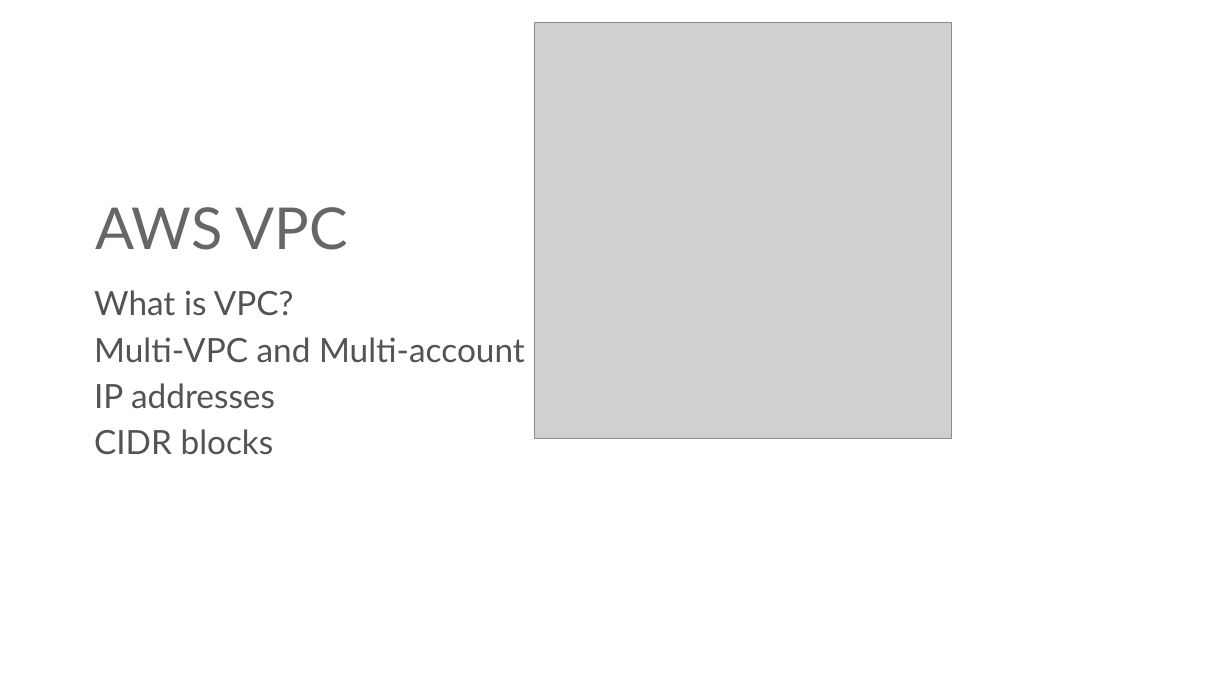
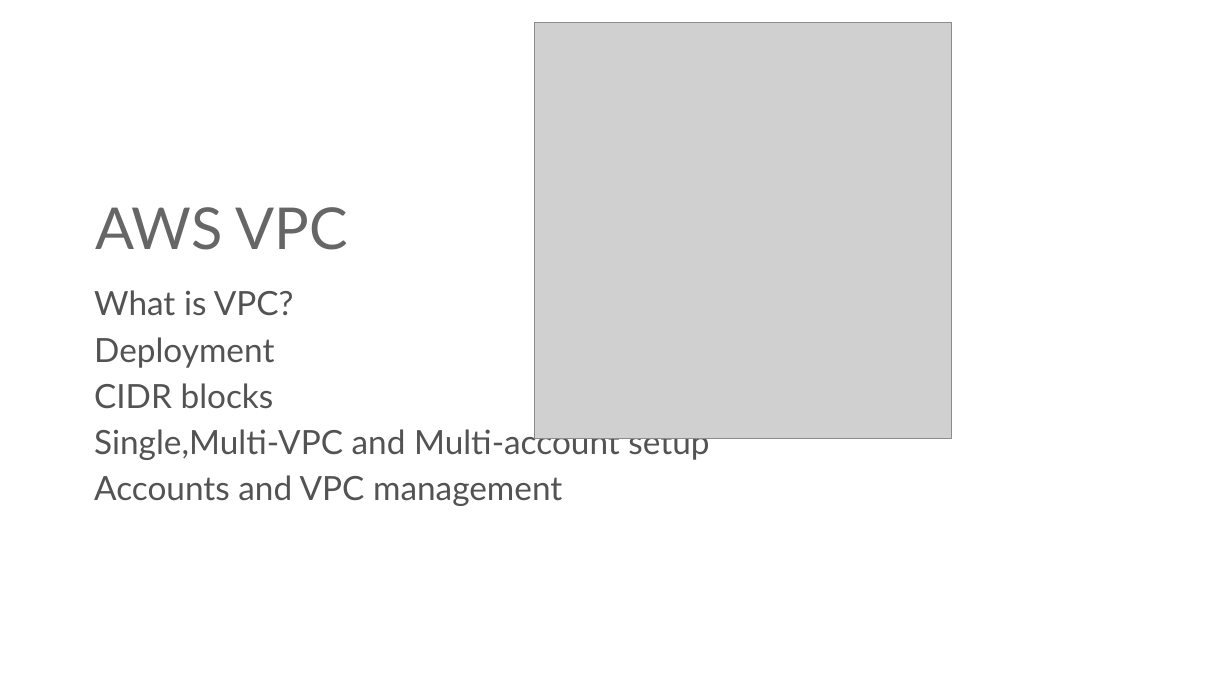
Before and after one commit to Accedia/aws-workshop, a slide deck: slide 8 of Day3-VPC_and_Networks/VPC.pptx (slide 4 before the commit). Drawn at 1232x693 pixels with LibreOffice and Linux fonts; fonts in the diff are those of the drawing; grey boxes stand for pictures; background and template pictures are left out. Boxes give left, top, right and bottom in pixels: in the first picture for what was removed or moved away, otherwise in the second. Text is boxed around its words. In the diff, an @@ line names an element or a change of style, - is before the commit and + after.

```diff
--- a/Day3-VPC_and_Networks/VPC.pptx
+++ b/Day3-VPC_and_Networks/VPC.pptx
@@ text at box(94, 337, 274, 368): text changed @@
-Multi-VPC and Multi-account setup
-IP addresses
+Deployment
@@ text at box(94, 426, 709, 506): paragraphs added @@
+Single,Multi-VPC and Multi-account setup
+Accounts and VPC management
```
Also in this commit, not shown: 7 other slides changed, 2 slides added, 1 other file.
